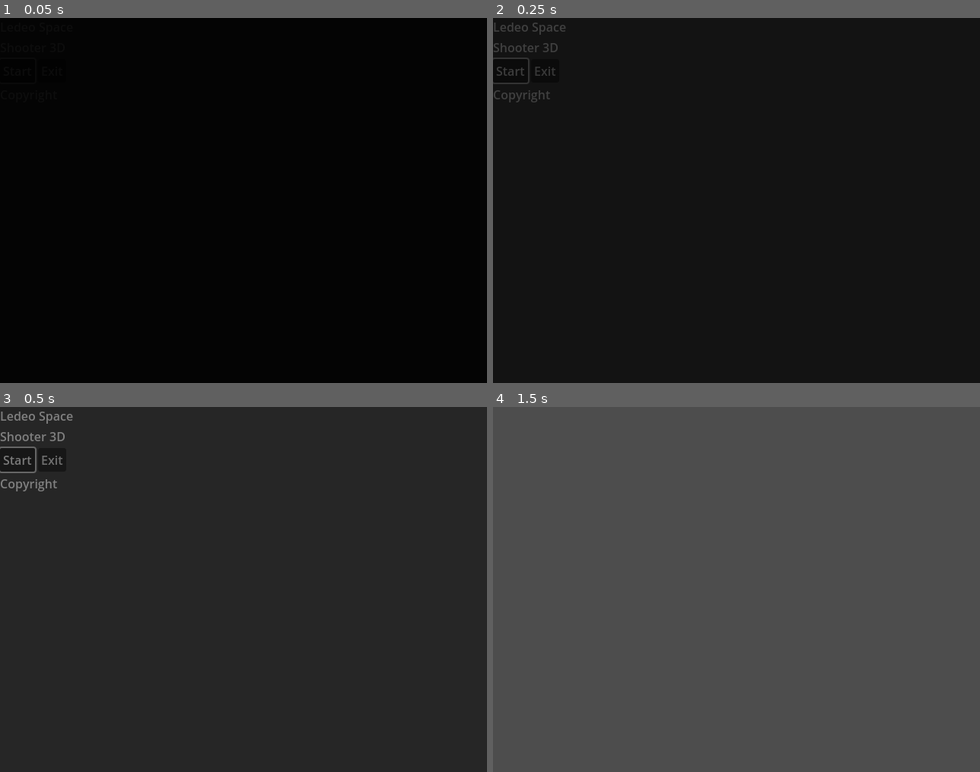
Above: before the commit, frames 1-4 (two rows, left to right).
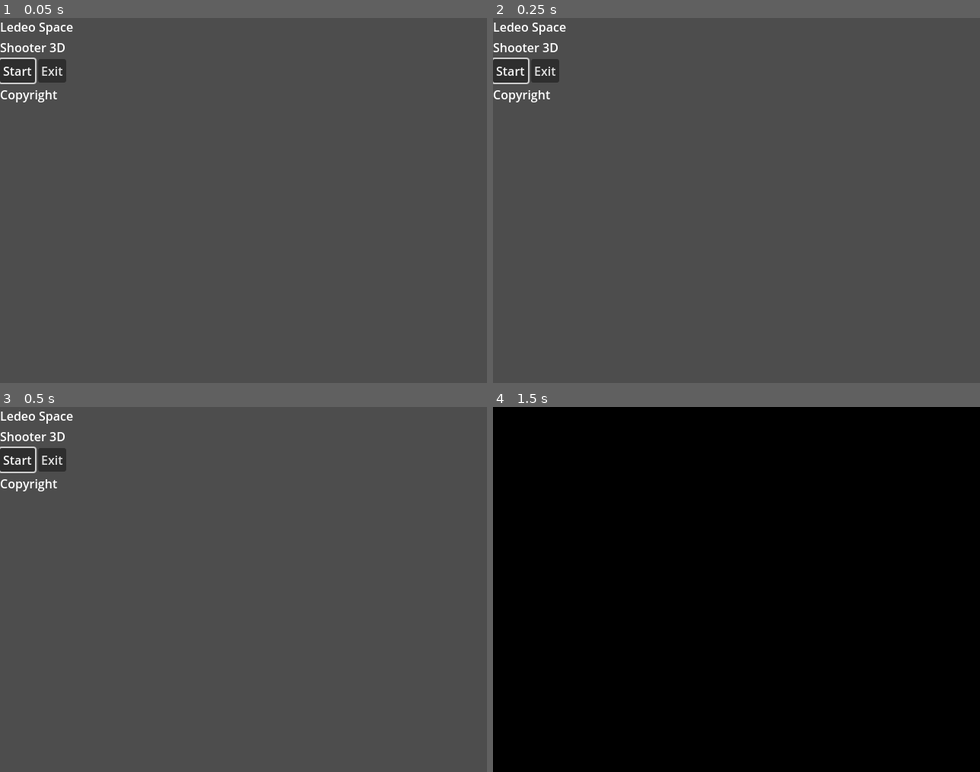
Above: after the commit, the same moments.

Repository: Sanni87/Shooter_Ledeo_3D
Game: Godot game, scene res://scenes/menu.tscn
Same seed, same stepped clock (60 frames per second), same inputs: the game is played once before the commit and once after it.
Inputs (mouse positions are in pixels of both pictures, inside the frame that each line leads up to):
- Up to frame 1 (0.05 s): no input
- Up to frame 2 (0.25 s): no input
- Up to frame 3 (0.5 s): no input
- Up to frame 4 (1.5 s): click "Start" at 0.5 s; click (512, 458) at 1.25 s, where only the run before the commit has a clickable "Start"

The runs differ from the first frame. In frame 1, 100% of the frame differs, in the area x 0-100%, y 0-100%; in frame 2, 100%; in frame 3, 99%; in frame 4, 100%.

Commit message:
level.gd and level.tscn

Diff:
--- /dev/null
+++ b/assets/scripts/level.gd
@@ -0,0 +1,20 @@
+extends Node3D
+
+var enemy : PackedScene = preload("res://scenes/enemy.tscn")
+
+const SPEED = 2
+
+# Called when the node enters the scene tree for the first time.
+func _ready():
+	$Settings/Timer.start()
+	GLOBAL.score = 0
+
+# Called every frame. 'delta' is the elapsed time since the previous frame.
+func _process(delta):
+	$Settings/Path3D/PathFollow3D.set_progress($Settings/Path3D/PathFollow3D.get_progress() * SPEED * delta)
+
+
+func _on_timer_timeout():
+	var enemy_instance = enemy.instantiate()
+	add_child(enemy_instance)
+	enemy_instance.set_global_position($Settings/Path3D/PathFollow3D.get_global_position())
--- a/project.godot
+++ b/project.godot
@@ -27,6 +27,10 @@
 window/size/resizable=false
 window/stretch/mode="viewport"
 
+[filesystem]
+
+import/fbx/enabled=false
+
 [layer_names]
 
 avoidance/layer_1="Player"
--- a/scenes/level.tscn
+++ b/scenes/level.tscn
@@ -1,3 +1,110 @@
-[gd_scene format=3 uid="uid://ck25m4nmxug1i"]
+[gd_scene load_steps=12 format=3 uid="uid://ck25m4nmxug1i"]
+
+[ext_resource type="Script" path="res://assets/scripts/level.gd" id="1_01wr4"]
+[ext_resource type="PackedScene" uid="uid://bnrb4uy1h5pln" path="res://scenes/gui.tscn" id="1_kg22a"]
+[ext_resource type="PackedScene" uid="uid://bnylydoxwjtlj" path="res://scenes/player.tscn" id="3_bu4yv"]
+[ext_resource type="PackedScene" uid="uid://chfctfhdiqfmi" path="res://scenes/chunk.tscn" id="3_xannk"]
+
+[sub_resource type="Environment" id="Environment_80rfr"]
+background_mode = 1
+ambient_light_source = 2
+ambient_light_color = Color(0.513726, 0.513726, 0.513726, 1)
+ssao_enabled = true
+volumetric_fog_enabled = true
+
+[sub_resource type="CameraAttributesPractical" id="CameraAttributesPractical_cfp0e"]
+dof_blur_far_enabled = true
+
+[sub_resource type="Curve3D" id="Curve3D_gcroq"]
+_data = {
+"points": PackedVector3Array(0, 0, 0, 0, 0, 0, -79.6497, 0, 0.157053, 0, 0, 0, 0, 0, 0, 79.06, 0, 0.157053, 0, 0, 0, 0, 0, 0, 79.4492, 0, -2.21018, 0, 0, 0, 0, 0, 0, -79.7558, 0, -2.61053, 0, 0, 0, 0, 0, 0, -79.6497, 0, 0.157053),
+"tilts": PackedFloat32Array(0, 0, 0, 0, 0)
+}
+point_count = 5
+
+[sub_resource type="BoxShape3D" id="BoxShape3D_2yfob"]
+size = Vector3(20.2832, 10.1851, 1.39807)
+
+[sub_resource type="BoxShape3D" id="BoxShape3D_gxfw5"]
+size = Vector3(1, 10.328, 16.2629)
+
+[sub_resource type="BoxShape3D" id="BoxShape3D_av266"]
+size = Vector3(20.2373, 10.516, 1.14146)
+
+[sub_resource type="BoxShape3D" id="BoxShape3D_bg5rn"]
+size = Vector3(1, 10.5193, 16.3184)
 
 [node name="Level" type="Node3D"]
+script = ExtResource("1_01wr4")
+
+[node name="Gui" parent="." instance=ExtResource("1_kg22a")]
+
+[node name="Camera3D" type="Camera3D" parent="."]
+transform = Transform3D(1, 0, 0, 0, 1, 0, 0, 0, 1, 0, 8, 2.5)
+environment = SubResource("Environment_80rfr")
+attributes = SubResource("CameraAttributesPractical_cfp0e")
+far = 128.0
+
+[node name="OccluderInstance3D" type="OccluderInstance3D" parent="."]
+bake_mask = 4294967291
+
+[node name="Settings" type="Node" parent="."]
+
+[node name="BgMusic" type="AudioStreamPlayer" parent="Settings"]
+
+[node name="DirectionalLight3D" type="DirectionalLight3D" parent="Settings"]
+light_energy = 0.4
+sky_mode = 1
+
+[node name="Path3D" type="Path3D" parent="Settings"]
+transform = Transform3D(1, 0, 0, 0, 1, 0, 0, 0, 1, 0, 5, -12)
+curve = SubResource("Curve3D_gcroq")
+
+[node name="PathFollow3D" type="PathFollow3D" parent="Settings/Path3D"]
+transform = Transform3D(-4.37114e-08, 0, -1, 0, 1, 0, 1, 0, -4.37114e-08, -79.6497, 0, 0.157053)
+
+[node name="Timer" type="Timer" parent="Settings"]
+
+[node name="Limits" type="Node" parent="Settings"]
+
+[node name="Front" type="StaticBody3D" parent="Settings/Limits"]
+collision_layer = 4
+
+[node name="CollisionShape3D" type="CollisionShape3D" parent="Settings/Limits/Front"]
+transform = Transform3D(1, 0, 0, 0, 1, 0, 0, 0, 1, 2.08, 5, -7.609)
+shape = SubResource("BoxShape3D_2yfob")
+
+[node name="Right" type="StaticBody3D" parent="Settings/Limits"]
+collision_layer = 4
+
+[node name="CollisionShape3D" type="CollisionShape3D" parent="Settings/Limits/Right"]
+transform = Transform3D(1, 0, 0, 0, 1, 0, 0, 0, 1, 11.6974, 4.65579, -0.142895)
+shape = SubResource("BoxShape3D_gxfw5")
+
+[node name="Back" type="StaticBody3D" parent="Settings/Limits"]
+collision_layer = 4
+
+[node name="CollisionShape3D" type="CollisionShape3D" parent="Settings/Limits/Back"]
+transform = Transform3D(1, 0, 0, 0, 1, 0, 0, 0, 1, 2.092, 4.568, 7.431)
+shape = SubResource("BoxShape3D_av266")
+
+[node name="Left" type="StaticBody3D" parent="Settings/Limits"]
+collision_layer = 4
+
+[node name="CollisionShape3D" type="CollisionShape3D" parent="Settings/Limits/Left"]
+transform = Transform3D(1, 0, 0, 0, 1, 0, 0, 0, 1, -7.51984, 4.69501, -0.167402)
+shape = SubResource("BoxShape3D_bg5rn")
+
+[node name="Chunks" type="Node3D" parent="."]
+
+[node name="Chunk_1" parent="Chunks" instance=ExtResource("3_xannk")]
+
+[node name="Chunk_2" parent="Chunks" instance=ExtResource("3_xannk")]
+
+[node name="Chunk_3" parent="Chunks" instance=ExtResource("3_xannk")]
+
+[node name="Chunk_4" parent="Chunks" instance=ExtResource("3_xannk")]
+
+[node name="Player" parent="." instance=ExtResource("3_bu4yv")]
+
+[connection signal="timeout" from="Settings/Timer" to="." method="_on_timer_timeout"]
--- a/scenes/menu.tscn
+++ b/scenes/menu.tscn
@@ -105,6 +105,7 @@
 text = "Copyright"
 
 [node name="Fade" type="ColorRect" parent="."]
+visible = false
 modulate = Color(0, 0, 0, 1)
 layout_mode = 0
 offset_right = 642.0
